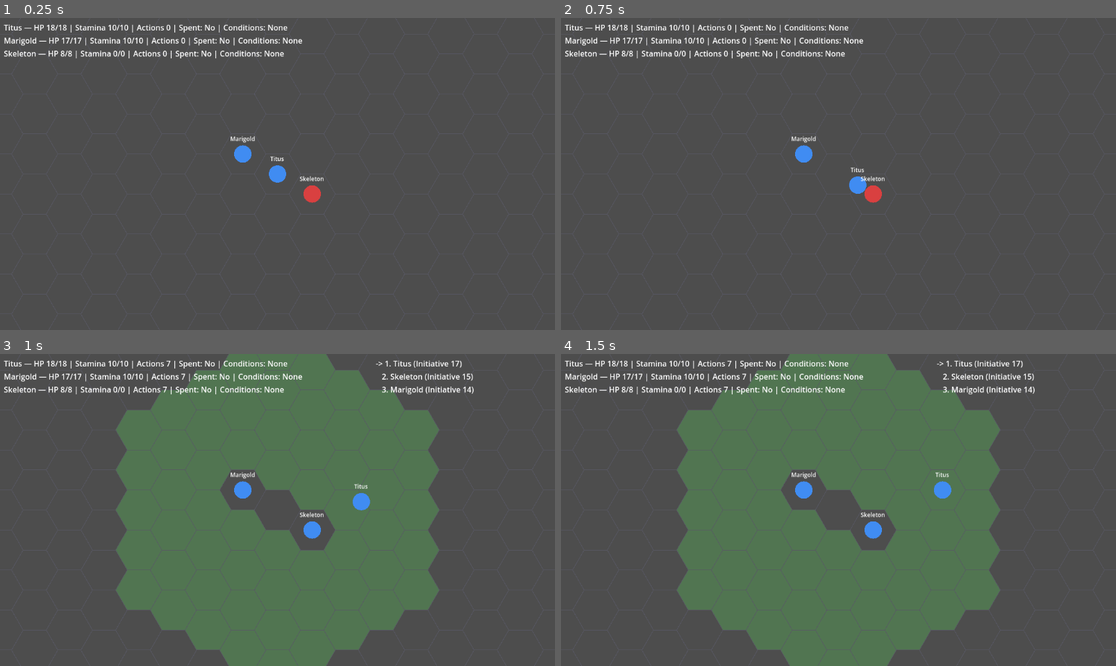
Above: before the commit, frames 1-4 (two rows, left to right).
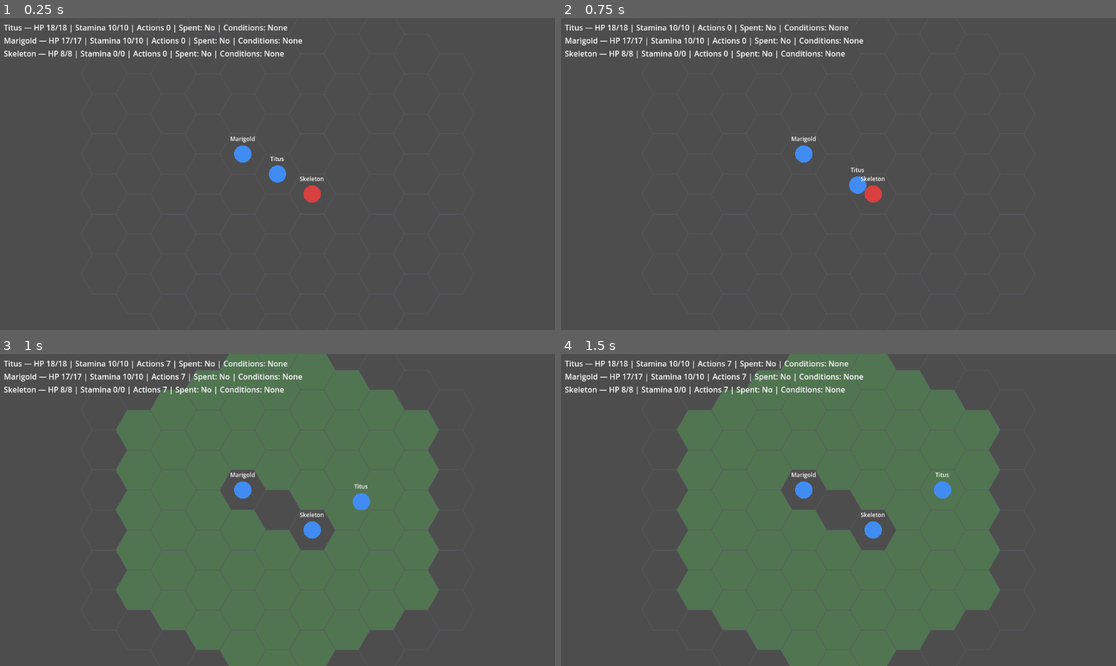
Above: after the commit, the same moments.

Repository: Pyroraptor/hykaen
Game: Godot game, scene res://MainScene.tscn
The game is run twice, just before and just after one commit, with the same random seed, the same clock (stepped at 60 frames per second) and the same inputs.
Inputs (mouse positions are in pixels of both pictures, inside the frame that each line leads up to):
- Up to frame 1 (0.25 s): no input
- Up to frame 2 (0.75 s): tap Enter at 0.5 s; move the mouse to (960, 158) at 0.52 s; hold Shift from 0.53 s (still down); click (960, 158) at 0.67 s
- Up to frame 3 (1 s): keep holding Shift
- Up to frame 4 (1.5 s): release Shift at 1.25 s; drag from (727, 525) to (810, 572) at 1.27 s

The runs differ from the first frame. In frame 1, less than 0.1% of the frame differs, in the area x 2-98%, y 79-80%; in frame 2, less than 0.1%; in frame 3, 0.5%, in the area x 2-98%, y 2-80%; in frame 4, 0.5%.

Commit message:
feat(FEAT-330): Commit dripping_cave_scenario.tres data resource and verify PROLOGUE_SCENARIO_PATH wiring on a fresh checkout
Step: tdd-execute
Files: 4

Diff:
--- a/MainScene.gd
+++ b/MainScene.gd
@@ -508,13 +508,6 @@
 	ROUND_NUMBER = 1
 	await rewire_session()
 
-	if initiative_view != null:
-		var all_combatants: Array = _party + _enemies
-		var initiative_view_models: Array = _view_model_builder.build_initiative_view_models(
-			all_combatants, _party, _enemies, encounter)
-		initiative_view.load_combatants(initiative_view_models)
-		initiative_view.visible = true
-
 	if verb_bar_view != null:
 		verb_bar_view.configure(_verb_registry)
 	selection_overlay.configure(_verb_registry, hex_grid_view)
@@ -830,10 +823,6 @@
 			turn_controller.round_over.disconnect(_on_round_over)
 		turn_controller.round_over.connect(_on_round_over)
 
-	if initiative_view != null:
-		initiative_view.load_combatants([])
-		initiative_view.visible = false
-
 	_game_mode = GameMode.EXPLORATION
 	_active_encounter_id = ""
 	# FEAT-324 (resolves DEF-001): re-activate ExplorationModeController's own
--- a/presentation/exploration_mode_controller.gd
+++ b/presentation/exploration_mode_controller.gd
@@ -275,8 +275,6 @@
 	else:
 		_is_passable_fn = func(_hex_coord): return true
 		_move_cost_fn = func(_hex_coord): return 1.0
-	if _hex_grid_view != null:
-		_hex_grid_view.set_tile_terrain(pathfinding_encounter)
 
 	if _on_combat_triggered_target.is_valid():
 		if not exploration_controller.combat_triggered.is_connected(_on_combat_triggered_target):
--- a/presentation/hex_grid_view.gd
+++ b/presentation/hex_grid_view.gd
@@ -50,9 +50,9 @@
 const HEX_SIZE: float = 48.0
 
 ## Number of concentric rings of hex cells drawn around the origin for the
-## background battlefield grid. 12 comfortably covers maps authored at the
-## editor's default radius of 10.
-const GRID_RADIUS: int = 12
+## background battlefield grid — a fixed, generous bound; the prologue
+## encounter's authored positions all fall well within it.
+const GRID_RADIUS: int = 5
 
 const GRID_LINE_COLOR: Color = Color(0.35, 0.35, 0.4, 1.0)
 
@@ -61,29 +61,6 @@
 ## affordance, never a source of movement-rule truth (core/rules/movement.gd
 ## remains that source; this view only reads/derives from it, ADR-001).
 const SELECTABLE_HEX_FILL_COLOR: Color = Color(0.35, 0.75, 0.35, 0.35)
-
-## Terrain type → fill Color for authored tiles. Matches the map editor palette.
-const TERRAIN_FILL_COLORS: Dictionary = {
-	"floor":         Color(0.40, 0.40, 0.45, 0.85),
-	"rubble":        Color(0.50, 0.45, 0.40, 0.85),
-	"wall":          Color(0.25, 0.25, 0.28, 0.95),
-	"pit":           Color(0.08, 0.08, 0.12, 0.95),
-	"grass":         Color(0.30, 0.55, 0.25, 0.85),
-	"stone":         Color(0.45, 0.45, 0.50, 0.85),
-	"sand":          Color(0.80, 0.75, 0.50, 0.85),
-	"forest":        Color(0.20, 0.42, 0.20, 0.85),
-	"undergrowth":   Color(0.35, 0.50, 0.25, 0.85),
-	"mud":           Color(0.45, 0.38, 0.30, 0.85),
-	"shallow_water": Color(0.40, 0.60, 0.80, 0.75),
-	"deep_water":    Color(0.20, 0.35, 0.65, 0.90),
-	"water":         Color(0.30, 0.50, 0.75, 0.85),
-	"lava":          Color(0.90, 0.40, 0.10, 0.90),
-	"ice":           Color(0.75, 0.85, 0.95, 0.80),
-}
-
-## Terrain fill colors keyed by "q,r" string, populated by set_tile_terrain().
-## Empty until an encounter with tile data is supplied.
-var _tile_terrain_colors: Dictionary = {}
 
 ## combatant_id (String) -> CombatantTokenView, populated by load_combatants().
 var _tokens: Dictionary = {}
@@ -197,9 +174,6 @@
 	var points: PackedVector2Array = PackedVector2Array()
 	for i in range(7):
 		points.append(center + _hex_corner_offset(HEX_SIZE, i % 6))
-	var terrain_key: String = str(coord.q) + "," + str(coord.r)
-	if _tile_terrain_colors.has(terrain_key):
-		draw_colored_polygon(points, _tile_terrain_colors[terrain_key])
 	if _is_selectable_hex(coord):
 		draw_colored_polygon(points, SELECTABLE_HEX_FILL_COLOR)
 	draw_polyline(points, GRID_LINE_COLOR, 1.0)
@@ -403,22 +377,6 @@
 ## after clear_overlays()).
 func get_path_overlay() -> Array:
 	return _path_overlay
-
-
-## set_tile_terrain(encounter) — populate terrain fill colors from an
-## EncounterResource's tiles array. Each tile's terrain_type is looked up in
-## TERRAIN_FILL_COLORS; unknown types are silently skipped (hex falls back to
-## the plain grid-outline look). Triggers a redraw.
-func set_tile_terrain(encounter) -> void:
-	_tile_terrain_colors.clear()
-	if encounter == null:
-		queue_redraw()
-		return
-	for tile in encounter.tiles:
-		var key: String = str(tile.q) + "," + str(tile.r)
-		if TERRAIN_FILL_COLORS.has(tile.terrain_type):
-			_tile_terrain_colors[key] = TERRAIN_FILL_COLORS[tile.terrain_type]
-	queue_redraw()
 
 
 ## get_path_overlay_color() → Color — test/inspection helper: the color most
--- a/tests/gut/test_exploration_mode_controller.gd
+++ b/tests/gut/test_exploration_mode_controller.gd
@@ -68,9 +68,6 @@
 	func clear_overlays() -> void:
 		pass
 
-	func set_tile_terrain(_encounter) -> void:
-		pass
-
 
 ## _FakeHexCombatant — a minimal duck-typed stand-in for the
 ## `hex_combatants` entries boot() reads (`combatant_id`/`hex_coord`), so
